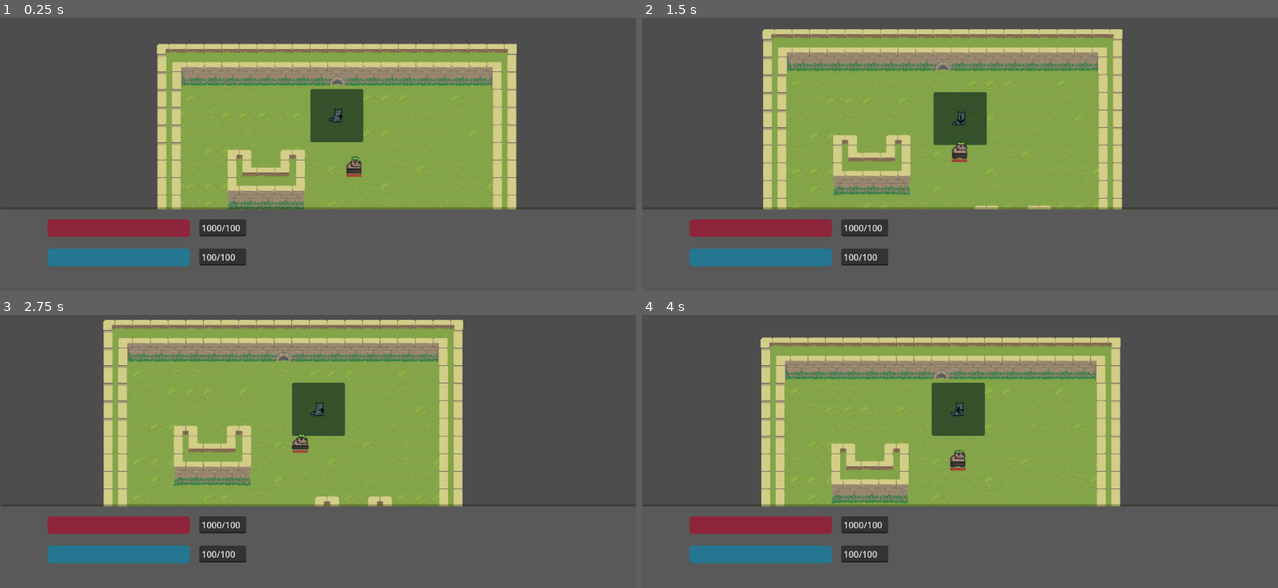
Above: before the commit, frames 1-4 (two rows, left to right).
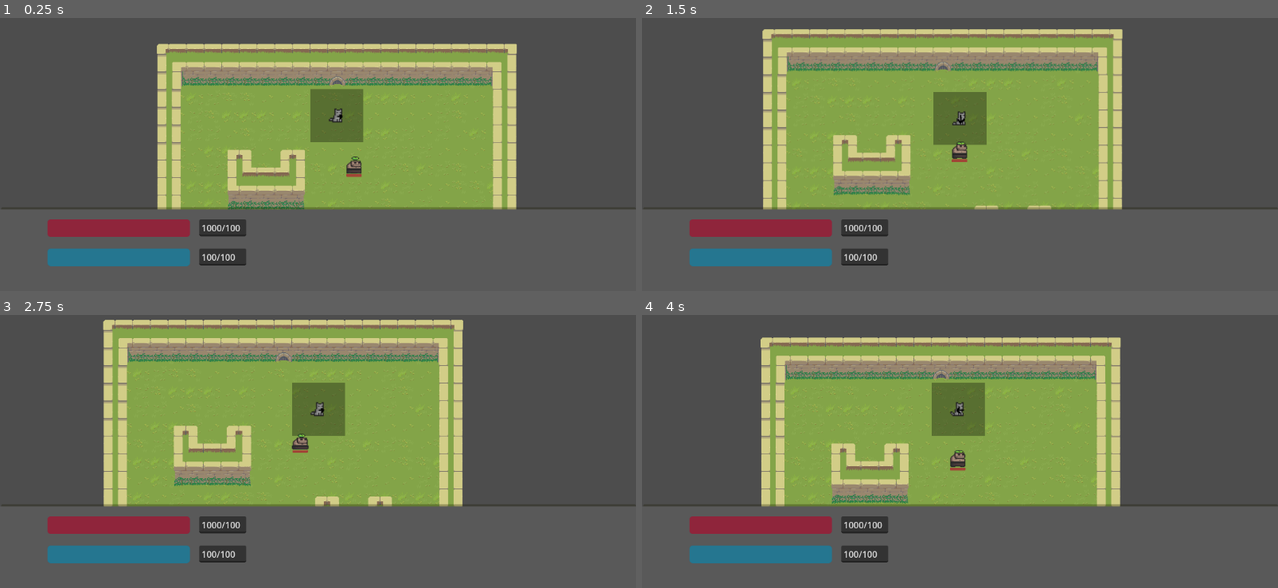
Above: after the commit, the same moments.

Repository: GilbertzRivi/DonDoon
Game: Godot game, scene res://scenes/main.tscn
Two runs of this game, one before a commit and one after it. Both use one fixed random seed, a clock stepped at 60 frames per second and the inputs below.
Inputs:
- Up to frame 1 (0.25 s): no input
- Up to frame 2 (1.5 s): hold D (right) 0.53-1.28 s; hold S (down) from 1.28 s (still down)
- Up to frame 3 (2.75 s): release S (down) at 2.03 s; hold D (right) from 2.03 s (still down)
- Up to frame 4 (4 s): release D (right) at 2.78 s; hold W (up) 2.78-3.53 s; hold A (left) from 3.53 s (still down)

The runs differ from the first frame. In frame 1, 1.6% of the frame differs, in the area x 48-58%, y 26-46%; in frame 2, 1.5%; in frame 3, 1.6%; in frame 4, 1.6%, in the area x 45-54%, y 24-45%.

Commit message:
polygon2d powa

Diff:
--- a/scenes/loot/fists.tscn
+++ b/scenes/loot/fists.tscn
@@ -10,9 +10,6 @@
 [node name="CollisionPolygon2D" type="CollisionPolygon2D" parent="Area2D"]
 polygon = PackedVector2Array(-48, 48, 48, 48, 48, -48, -48, -48)
 
-[node name="Panel" type="Panel" parent="."]
-modulate = Color(0, 1, 1, 1)
-offset_left = -48.0
-offset_top = -48.0
-offset_right = 48.0
-offset_bottom = 48.0
+[node name="Polygon2D" type="Polygon2D" parent="."]
+modulate = Color(0, 0, 0, 0.32549)
+polygon = PackedVector2Array(-48, -48, -48, 48, 48, 48, 48, -48)
--- a/scenes/loot/sword.tscn
+++ b/scenes/loot/sword.tscn
@@ -23,15 +23,13 @@
 
 [node name="Area2D" type="Area2D" parent="."]
 
-[node name="Panel" type="Panel" parent="Area2D"]
-modulate = Color(0, 1, 1, 1)
-offset_left = -64.0
-offset_right = 64.0
-offset_bottom = 64.0
-
 [node name="CollisionPolygon2D" type="CollisionPolygon2D" parent="Area2D"]
 polygon = PackedVector2Array(-64, 64, 64, 64, 8, 0, -8, 0)
 
 [node name="AnimatedSprite2D" type="AnimatedSprite2D" parent="."]
 position = Vector2(15, -1)
 sprite_frames = SubResource("SpriteFrames_83xw7")
+
+[node name="Polygon2D" type="Polygon2D" parent="."]
+modulate = Color(0, 0, 0, 0.278431)
+polygon = PackedVector2Array(-8, 0, -64, 64, 64, 64, 8, 0)
